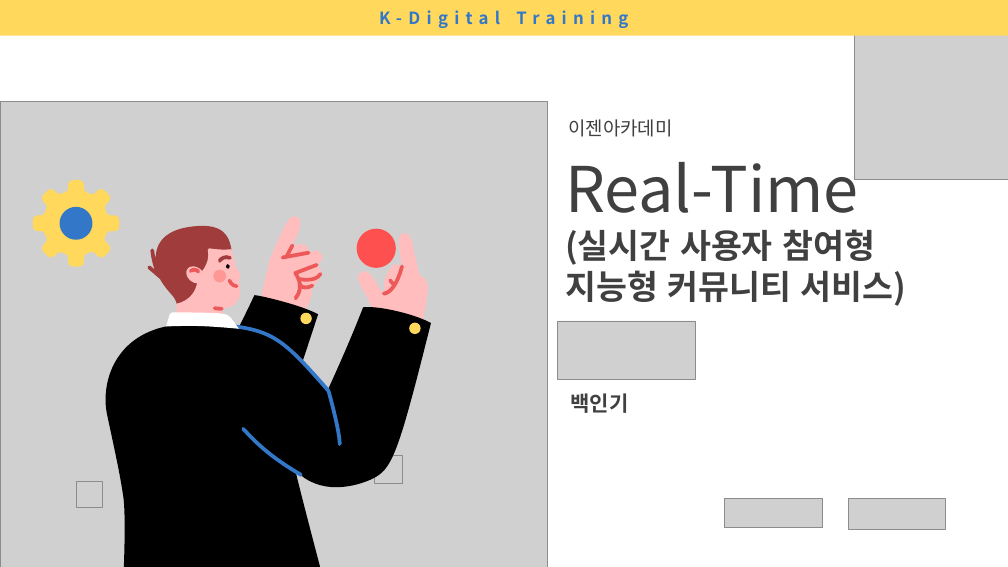
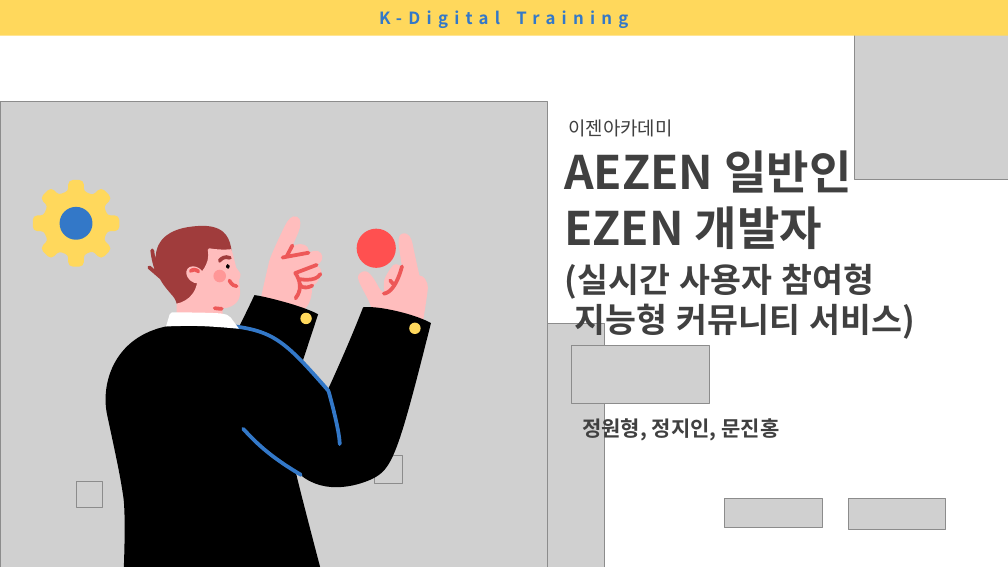
Before and after one commit to ekaxoddltka-source/flaskproject, a slide deck: slide 1 of html변환전/ppt/3.실시간 사용자 참여형 지능형 커뮤니티 서비스.pptx. Drawn at 1008x567 pixels with LibreOffice and Linux fonts; fonts in the diff are those of the drawing; grey boxes stand for pictures; background and template pictures are left out. Boxes give left, top, right and bottom in pixels: in the first picture for what was removed or moved away, otherwise in the second. Text is boxed around its words. In the diff, an @@ line names an element or a change of style, - is before the commit and + after.

```diff
--- a/html변환전/ppt/3.실시간 사용자 참여형 지능형 커뮤니티 서비스.pptx
+++ b/html변환전/ppt/3.실시간 사용자 참여형 지능형 커뮤니티 서비스.pptx
@@ text added at (564, 150, 851, 249), 44 pt, text #404040, bold @@
+AEZEN 일반인
+EZEN 개발자
@@ text at (565, 263, 916, 342): text changed @@
-Real-Time
-(실시간 사용자 참여형 지능형 커뮤니티 서비스)
+(실시간 사용자 참여형
+지능형 커뮤니티 서비스)
@@ picture added at (0, 324, 604, 567) @@
@@ picture: place and size @@
-picture at (558, 321, 696, 380)
+picture at (572, 346, 709, 404)
@@ text at (582, 415, 779, 441): text changed; size 24 to 20 pt; text colour #FFFFFF to #404040 @@
-TEAM A조
-백인기
+TEAM B조
+정원형, 정지인, 문진홍
```
Also in this commit, not shown: 10 other slides changed, 14 slides added, 10 slides removed, 9 other files.
